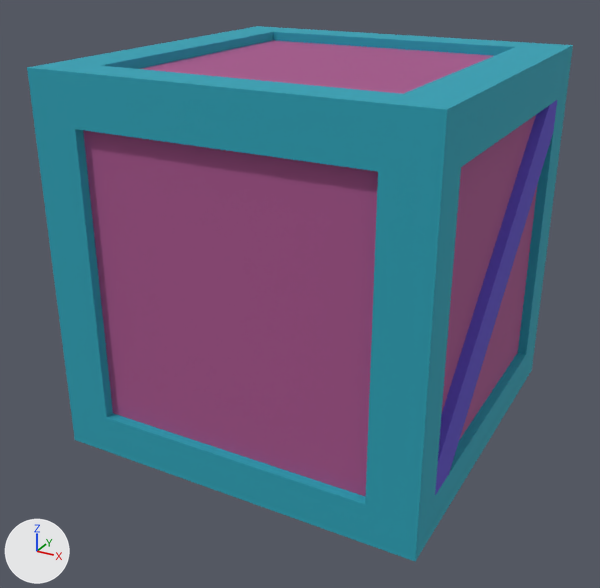
A saved change to the FBX model ShinobiShowdown/Assets/Models/Crate/SS_Crate.FBX.
Camera for both pictures: a 50 mm camera at (0.497, -0.966, 0.654) aimed at (-0.013, -0.039, 0.191). The lights are fixed; the arrows at lower left show +X, +Y and +Z. Where no turn or scale is listed for an object, it has been applied to the vertices.

Names of what the first picture shows: 'crate'.
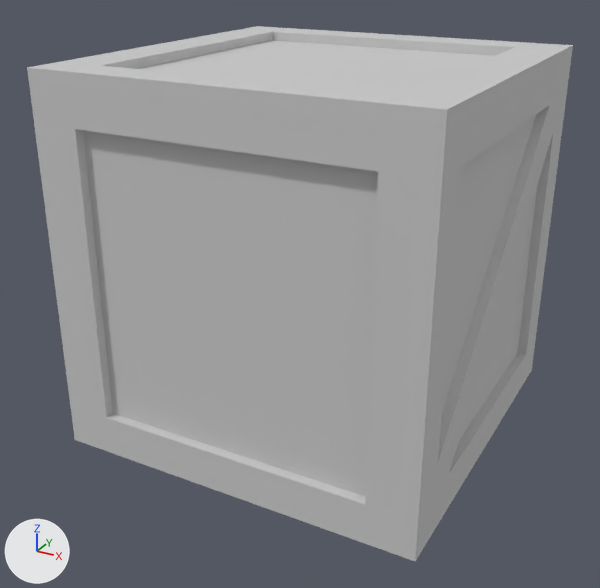
What changed in the scene script:
```text
Add mat_main:
    mat_main = principled_material('main')
    mat_main.base_color = (0.588, 0.588, 0.588)  # light grey #cacaca
    mat_main.roughness = 0.859
Change me_mesh:
    where me_mesh.from_pydata(...)  # 71 vertices, 138 faces; spans x -0.254..0.254, y -0.254..0.254, z 0.0..0.508
    used by ob_crate; location = (0.0, 0.0, 0.0)
    me_mesh part 1: all 12 faces that had it switch from mat_cratemat1 (pink #a6538b) to mat_main (light grey #cacaca)
    me_mesh part 2: all 16 faces that had it switch from mat_cratemat2 (blue #5c4bc4) to mat_main (light grey #cacaca)
    me_mesh part 3: all 110 faces that had it switch from mat_cratemat3 (cyan #26a1b6) to mat_main (light grey #cacaca)
```

Location of each change, [x1, y1, x2, y2] in pixels of the pictures (600 x 588 px):
part 1 of me_mesh, recoloured
    both: [83, 41, 538, 497]
part 2 of me_mesh, recoloured (blue to grey)
    both: [435, 100, 557, 495]
part 3 of me_mesh, recoloured (cyan to grey)
    both: [27, 26, 573, 561]
